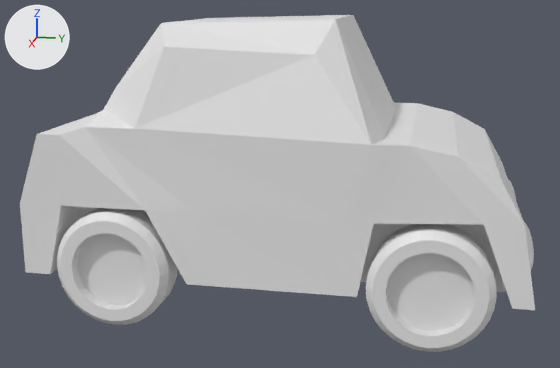
A saved change to the Blender file assets/car.blend.
Both versions are drawn from a camera (50 mm lens) standing at (3.47, 0.59, 1.37) and looking at (0.04, -0.1, 0.51). Lighting does not change. The marker at upper left points along +X, +Y and +Z.

The first picture shows 'Car'.
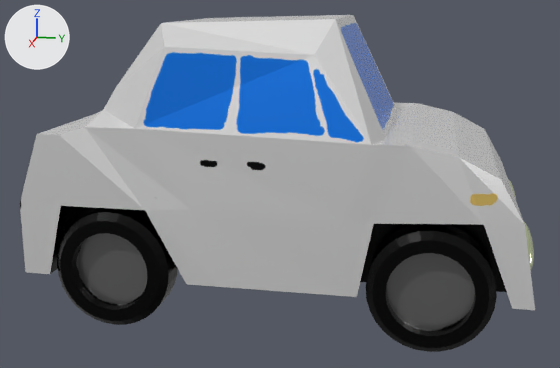
Pixel boxes [x1, y1, x2, y2] of what changed, in the pictures (560 x 368 px):
'Car', surface changed: [20, 15, 535, 352] in both
part 1 of me_car, built on: [79, 208, 496, 308] in both
part 2 of me_car, surface changed: [20, 15, 535, 352] in both

Patch to the scene script:
```diff
--- a/assets/car.blend.py
+++ b/assets/car.blend.py
@@ img_cartexture @@
+img_cartexture = load_image('CarTexture', 'CarTexture.png', 1024, 1024, 'sRGB')
@@ mat_carmat @@
 mat_carmat = principled_material('CarMat')
-mat_carmat.base_color = (0.8, 0.8, 0.8)  # white #e7e7e7
+mat_carmat.texture = img_cartexture
+mat_carmat.metallic = 0.638
+mat_carmat.roughness = 0.24
@@ me_car @@
 # used by ob_car; location = (0.0, 0.0, 0.0)
-me_car.from_pydata(...)  # 711 vertices, 640 faces; spans x 0.0..0.62, y -1.1..1.01, z 0.0..1.27
+me_car.from_pydata(...)  # 775 vertices, 704 faces; spans x 0.0..0.62, y -1.1..1.01, z 0.0..1.27
+# me_car part 1
+# 64 faces are deleted
+# 64 new vertices lie (0.06, 0.0, 0.0) away from vertices in x 0.47, y -0.95..0.86, z 0.0..0.5
+# 128 new faces join them
+# me_car part 2: 576 kept faces spanning x 0.0..0.62, y -1.1..1.01, z 0.0..1.27 get new texture (UV) coordinates
 me_car.materials.append(mat_carmat)
```
